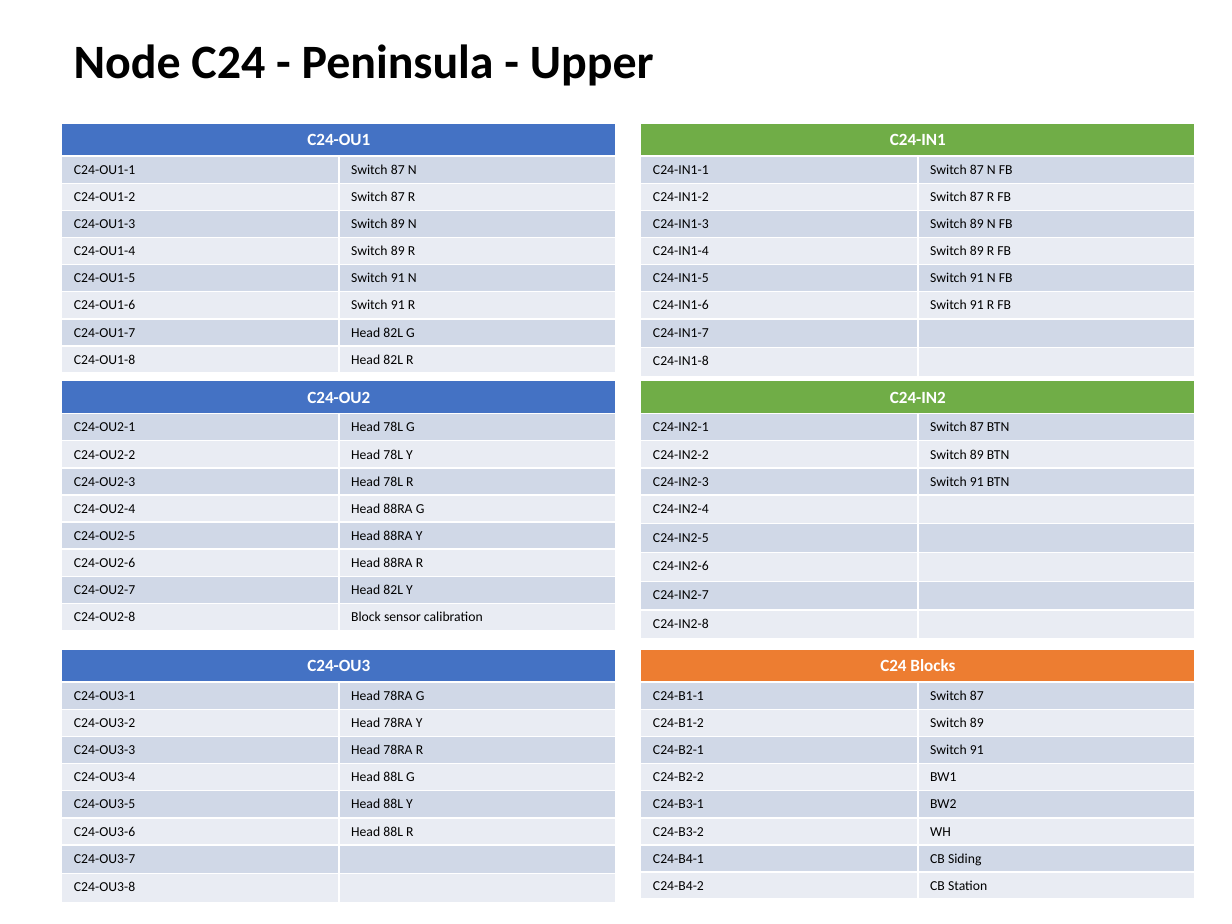
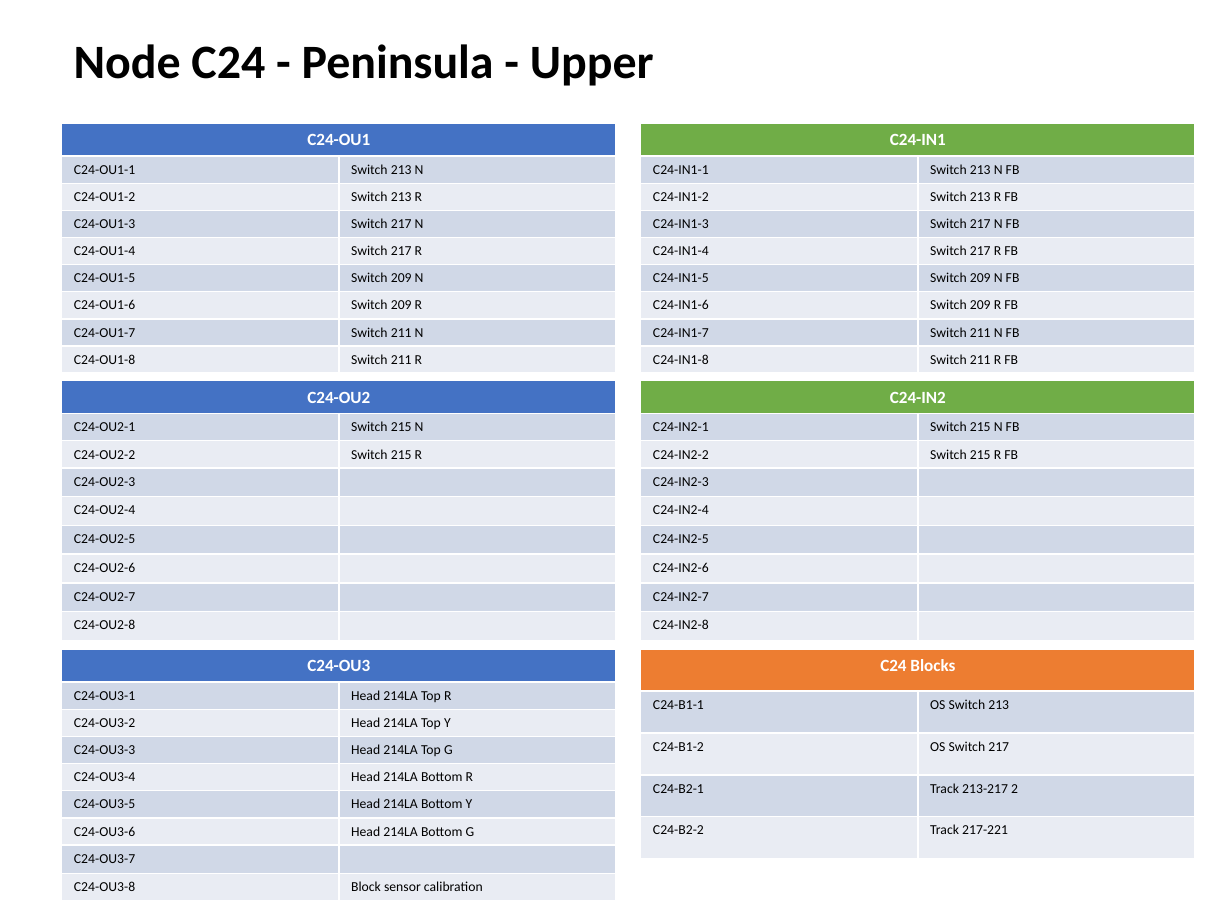
Before and after one commit to lnevo/hart, a slide deck: slide 14 of docs/wiring/Wiring_Schematic.pptx. Drawn at 1232x924 pixels with LibreOffice and Linux fonts; fonts in the diff are those of the drawing. Boxes give left, top, right and bottom in pixels: in the first picture for what was removed or moved away, otherwise in the second. Text is boxed around its words. In the diff, an @@ line names an element or a change of style, - is before the commit and + after.

```diff
--- a/docs/wiring/Wiring_Schematic.pptx
+++ b/docs/wiring/Wiring_Schematic.pptx
@@ table at <box>62,123,616,368</box> @@
-row 2, column 2: Switch 87 N
+row 2, column 2: Switch 213 N
-row 3, column 2: Switch 87 R
+row 3, column 2: Switch 213 R
-row 4, column 2: Switch 89 N
+row 4, column 2: Switch 217 N
-row 5, column 2: Switch 89 R
+row 5, column 2: Switch 217 R
-row 6, column 2: Switch 91 N
+row 6, column 2: Switch 209 N
-row 7, column 2: Switch 91 R
+row 7, column 2: Switch 209 R
-row 8, column 2: Head 82L G
+row 8, column 2: Switch 211 N
-row 9, column 2: Head 82L R
+row 9, column 2: Switch 211 R
@@ table at <box>641,123,1195,368</box> @@
-row 2, column 2: Switch 87 N FB
+row 2, column 2: Switch 213 N FB
-row 3, column 2: Switch 87 R FB
+row 3, column 2: Switch 213 R FB
-row 4, column 2: Switch 89 N FB
+row 4, column 2: Switch 217 N FB
-row 5, column 2: Switch 89 R FB
+row 5, column 2: Switch 217 R FB
-row 6, column 2: Switch 91 N FB
+row 6, column 2: Switch 209 N FB
-row 7, column 2: Switch 91 R FB
+row 7, column 2: Switch 209 R FB
-row 8, column 2: 
+row 8, column 2: Switch 211 N FB
-row 9, column 2: 
+row 9, column 2: Switch 211 R FB
@@ table at <box>62,381,616,633</box> @@
-row 2, column 2: Head 78L G
+row 2, column 2: Switch 215 N
-row 3, column 2: Head 78L Y
+row 3, column 2: Switch 215 R
-row 4, column 2: Head 78L R
+row 4, column 2: 
-row 5, column 2: Head 88RA G
+row 5, column 2: 
-row 6, column 2: Head 88RA Y
+row 6, column 2: 
-row 7, column 2: Head 88RA R
+row 7, column 2: 
-row 8, column 2: Head 82L Y
+row 8, column 2: 
-row 9, column 2: Block sensor calibration
+row 9, column 2: 
@@ table at <box>641,381,1195,633</box> @@
-row 2, column 2: Switch 87 BTN
+row 2, column 2: Switch 215 N FB
-row 3, column 2: Switch 89 BTN
+row 3, column 2: Switch 215 R FB
-row 4, column 2: Switch 91 BTN
+row 4, column 2: 
@@ table at <box>62,649,616,895</box> @@
-row 2, column 2: Head 78RA G
+row 2, column 2: Head 214LA Top R
-row 3, column 2: Head 78RA Y
+row 3, column 2: Head 214LA Top Y
-row 4, column 2: Head 78RA R
+row 4, column 2: Head 214LA Top G
-row 5, column 2: Head 88L G
+row 5, column 2: Head 214LA Bottom R
-row 6, column 2: Head 88L Y
+row 6, column 2: Head 214LA Bottom Y
-row 7, column 2: Head 88L R
+row 7, column 2: Head 214LA Bottom G
-row 9, column 2: 
+row 9, column 2: Block sensor calibration
@@ table at <box>641,649,1195,859</box> @@
-row 2: C24-B1-1 | Switch 87
-row 3: C24-B1-2 | Switch 89
-row 4: C24-B2-1 | Switch 91
-row 5: C24-B2-2 | BW1
-row 6: C24-B3-1 | BW2
-row 7: C24-B3-2 | WH
-row 8: C24-B4-1 | CB Siding
-row 9: C24-B4-2 | CB Station
+row 2: C24-B1-1 | OS Switch 213
+row 3: C24-B1-2 | OS Switch 217
+row 4: C24-B2-1 | Track 213-217 2
+row 5: C24-B2-2 | Track 217-221
```
Also in this commit, not shown: 8 other slides changed, 7 slides added, 8 other files.
